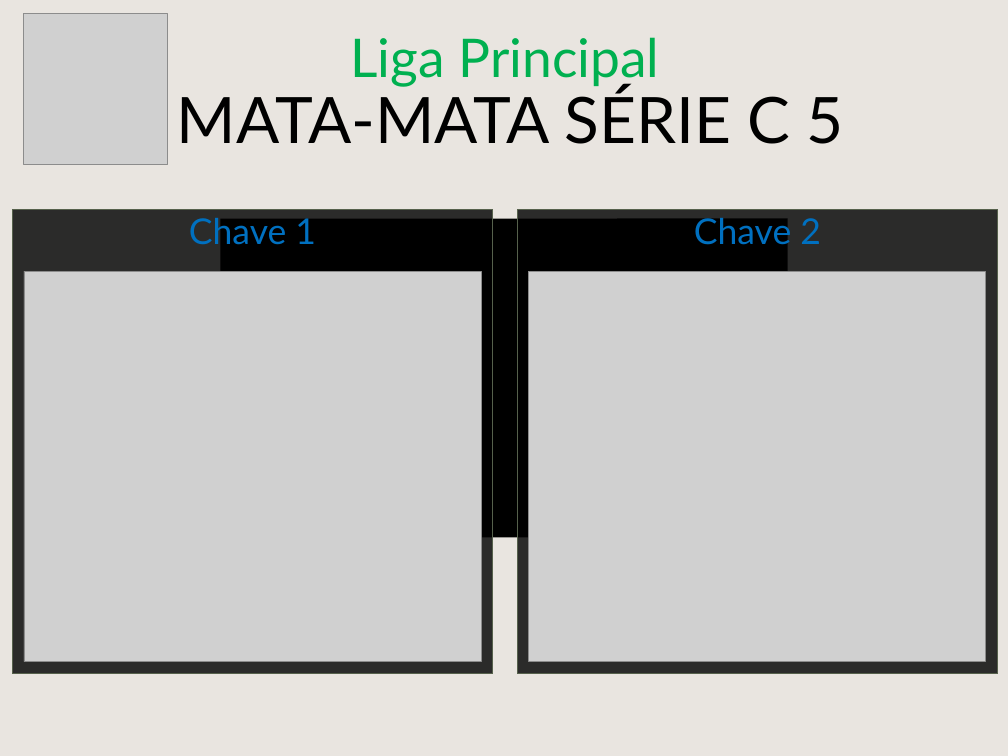
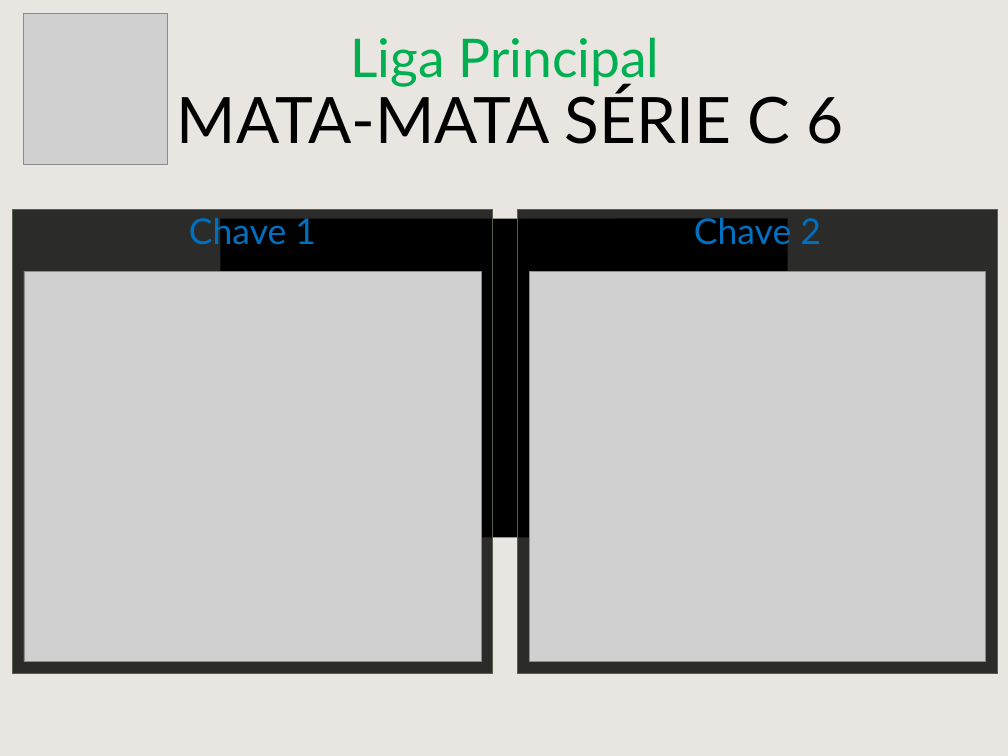
Before and after one commit to cknakayama/automacao_ligaroletarussa2021, a slide deck: slide 3 of MataMataPlanilha.pptx. Drawn at 1008x756 pixels with LibreOffice and Linux fonts; fonts in the diff are those of the drawing; grey boxes stand for pictures; background and template pictures are left out. Boxes give left, top, right and bottom in pixels: in the first picture for what was removed or moved away, otherwise in the second. Text is boxed around its words. In the diff, an @@ line names an element or a change of style, - is before the commit and + after.

```diff
--- a/MataMataPlanilha.pptx
+++ b/MataMataPlanilha.pptx
@@ text at bbox=[177, 88, 844, 144]: text changed @@
-MATA-MATA SÉRIE C 5
+MATA-MATA SÉRIE C 6
```
Also in this commit, not shown: 3 other slides changed, 3 other files.
